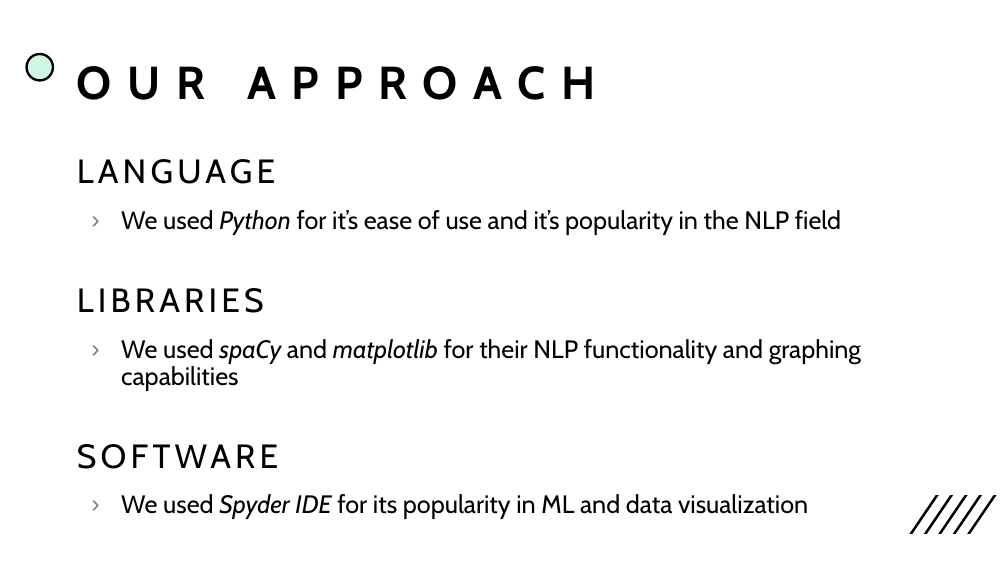
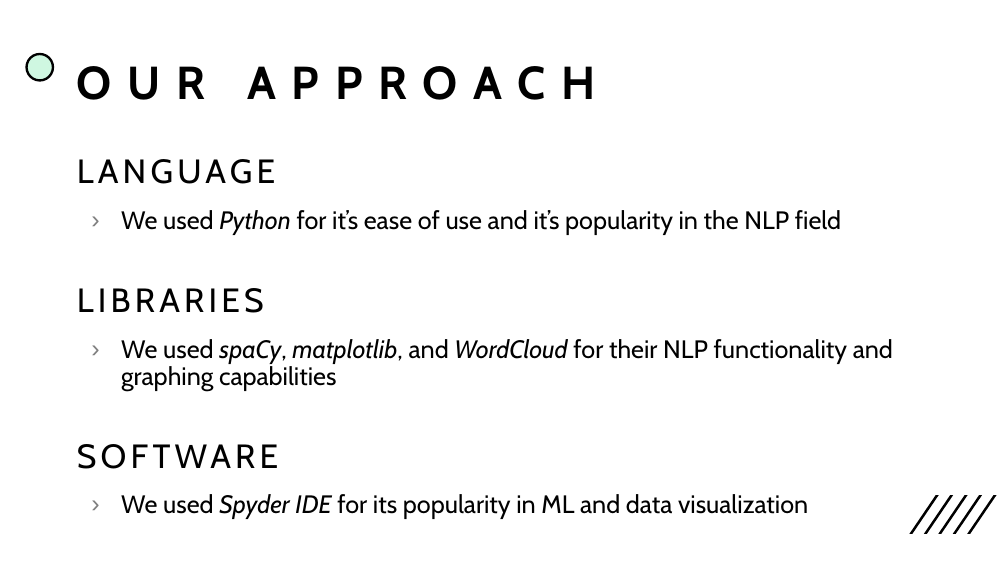
Before and after one commit to Edward-Boguslavsky/CORD-19-Q-A-System, a slide deck: slide 2 of nlp assignment 1.pptx. Drawn at 1008x567 pixels with LibreOffice and Linux fonts; fonts in the diff are those of the drawing. Boxes give left, top, right and bottom in pixels: in the first picture for what was removed or moved away, otherwise in the second. Text is boxed around its words. In the diff, an @@ line names an element or a change of style, - is before the commit and + after.

```diff
--- a/nlp assignment 1.pptx
+++ b/nlp assignment 1.pptx
@@ text at (121, 339, 893, 391): text changed @@
-› We used spaCy and matplotlib for their NLP functionality and graphing capabilities
+› We used spaCy, matplotlib, and WordCloud for their NLP functionality and graphing capabilities
```
Also in this commit, not shown: 4 other slides changed, 3 slides added.
